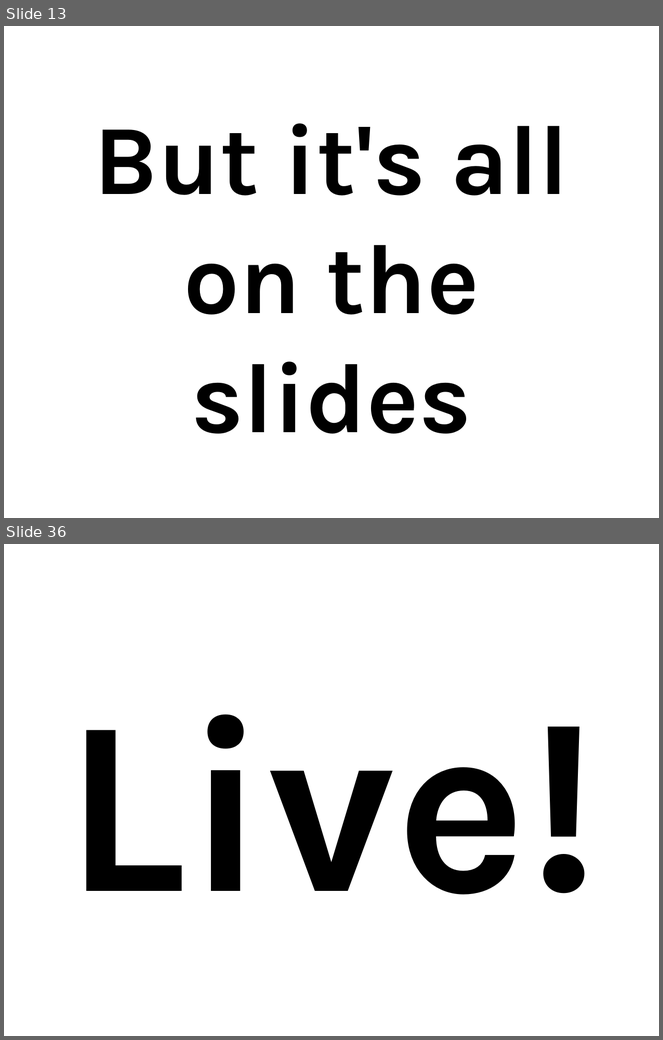
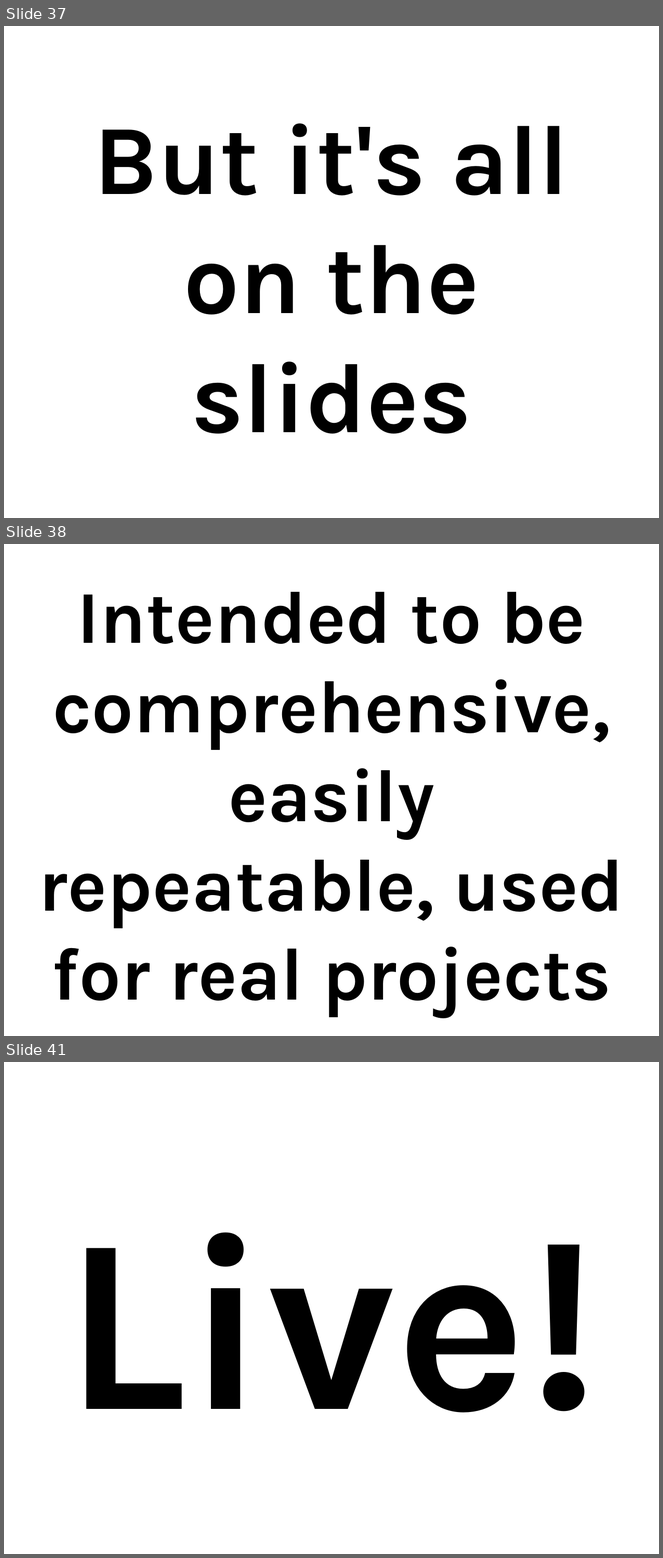
Before and after one commit to thewoolleyman/ci_for_the_rails_guy_or_gal, a slide deck: presentation/ci_for_the_web_2.0_guy_or_gal.odp. Shown one above the other, each under a label of ours: slides 13 and 36 before the commit, slides 37, 38 and 41 after it; the slides between them are not shown. The pictures are 663x1040 and 663x1558 pixels, drawn with LibreOffice and Linux fonts; fonts in the diff are those of the drawing. Boxes give left, top, right and bottom in pixels: in the first picture for what was removed or moved away, otherwise in the second. Text is boxed around its words. In the diff, an @@ line names an element or a change of style, - is before the commit and + after.

```diff
--- a/presentation/ci_for_the_web_2.0_guy_or_gal.odp
+++ b/presentation/ci_for_the_web_2.0_guy_or_gal.odp
@@ slide 38 added at (4,544,659,1036), background #FFFFFF @@
@@ title added at (39,592,624,1017), 90 pt, text #000000, bold @@
+Intended to be comprehensive, easily repeatable, used for real projects
@@ what was slide 13 is now slide 37 @@
@@ what was slide 36 is now slide 41 @@
```
Also in this commit, not shown: 26 slides changed, 8 other slides added, 2 slides removed.
